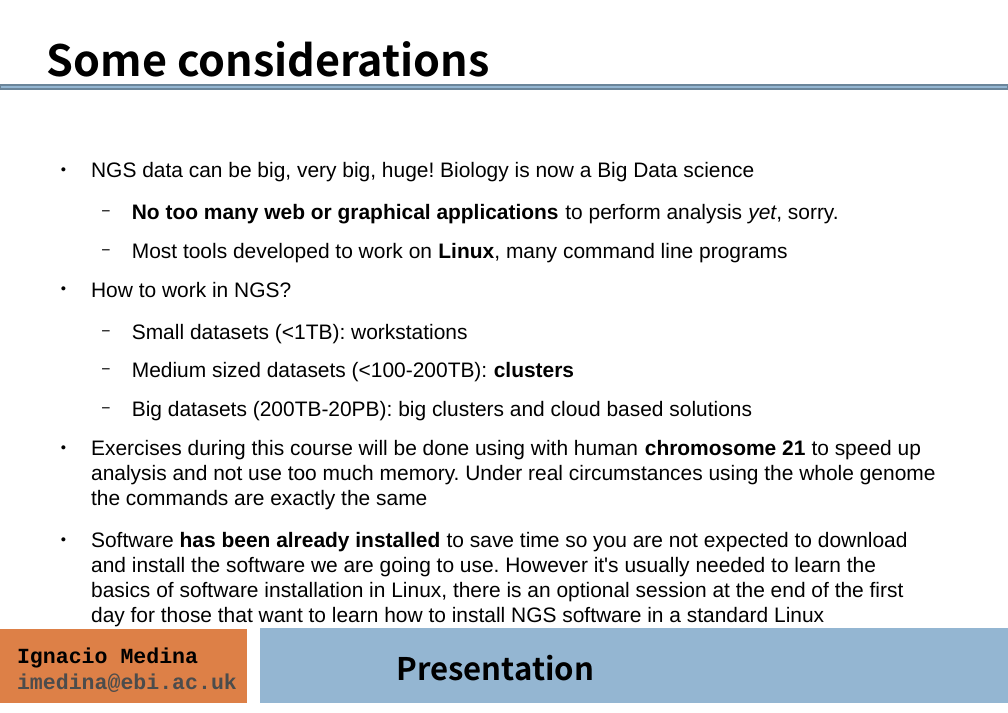
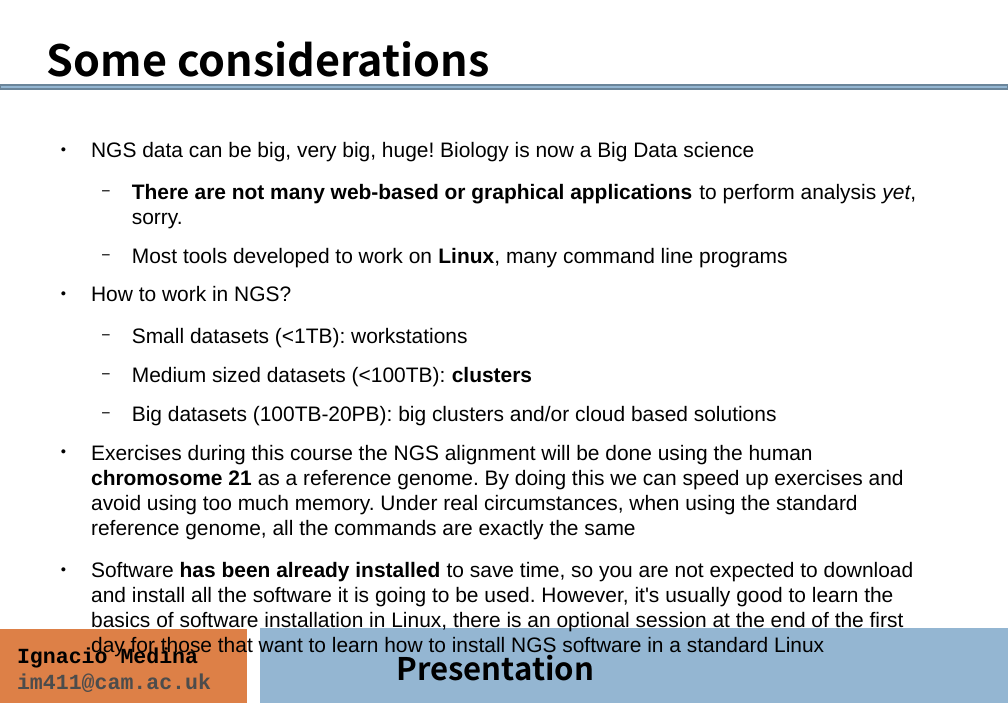
Before and after one commit to ngs-course/ngs-course.github.io, a slide deck: slide 11 of Course_Materials/presentation/presentation_mda15.odp. Drawn at 1008x713 pixels with LibreOffice and Linux fonts; fonts in the diff are those of the drawing. Boxes give left, top, right and bottom in pixels: in the first picture for what was removed or moved away, otherwise in the second. Text is boxed around its words. In the diff, an @@ line names an element or a change of style, - is before the commit and + after.

```diff
--- a/Course_Materials/presentation/presentation_mda15.odp
+++ b/Course_Materials/presentation/presentation_mda15.odp
@@ text "NGS data can be big, ...": place and size @@
-text "NGS data can be big, ..." at (91,161,936,627)
+text "NGS data can be big, ..." at (91,141,916,657)
@@ text at (132,183,916,228): text changed @@
-  − No too many web or graphical applications to perform analysis yet, sorry.
+  − There are not many web-based or graphical applications to perform analysis yet, sorry.
@@ text at (91,366,914,657): text changed @@
-  − Medium sized datasets (<100-200TB): clusters
-  − Big datasets (200TB-20PB): big clusters and cloud based solutions
-● Exercises during this course will be done using with human chromosome 21 to speed up analysis and not use too much memory. Under real circumstances using the whole genome the commands are exactly the same
-● Software has been already installed to save time so you are not expected to download and install the software we are going to use. However it's usually needed to learn the basics of software installation in Linux, there is an optional session at the end of the first day for those that want to learn how to install NGS software in a standard Linux
+  − Medium sized datasets (<100TB): clusters
+  − Big datasets (100TB-20PB): big clusters and/or cloud based solutions
+● Exercises during this course the NGS alignment will be done using the human chromosome 21 as a reference genome. By doing this we can speed up exercises and avoid using too much memory. Under real circumstances, when using the standard reference genome, all the commands are exactly the same
+● Software has been already installed to save time, so you are not expected to download and install all the software it is going to be used. However, it's usually good to learn the basics of software installation in Linux, there is an optional session at the end of the first day for those that want to learn how to install NGS software in a standard Linux
@@ text at (17,674,211,692): text changed @@
-imedina@ebi.ac.uk
+im411@cam.ac.uk
```
Also in this commit, not shown: 11 other slides changed, 1 other file.
